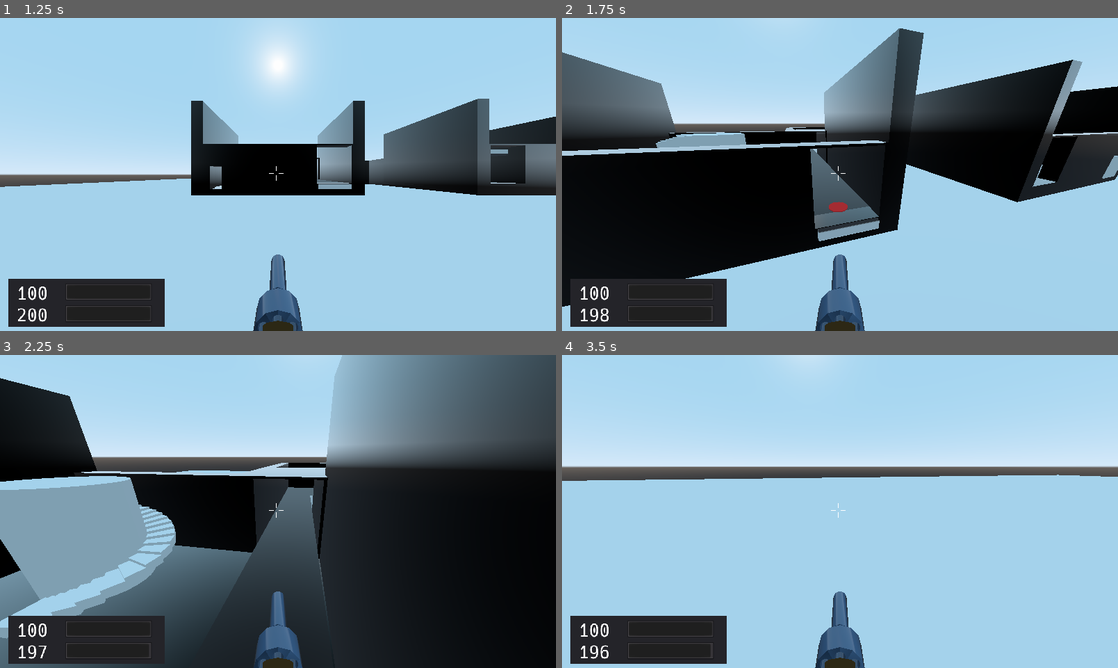
Above: before the commit, frames 1-4 (two rows, left to right).
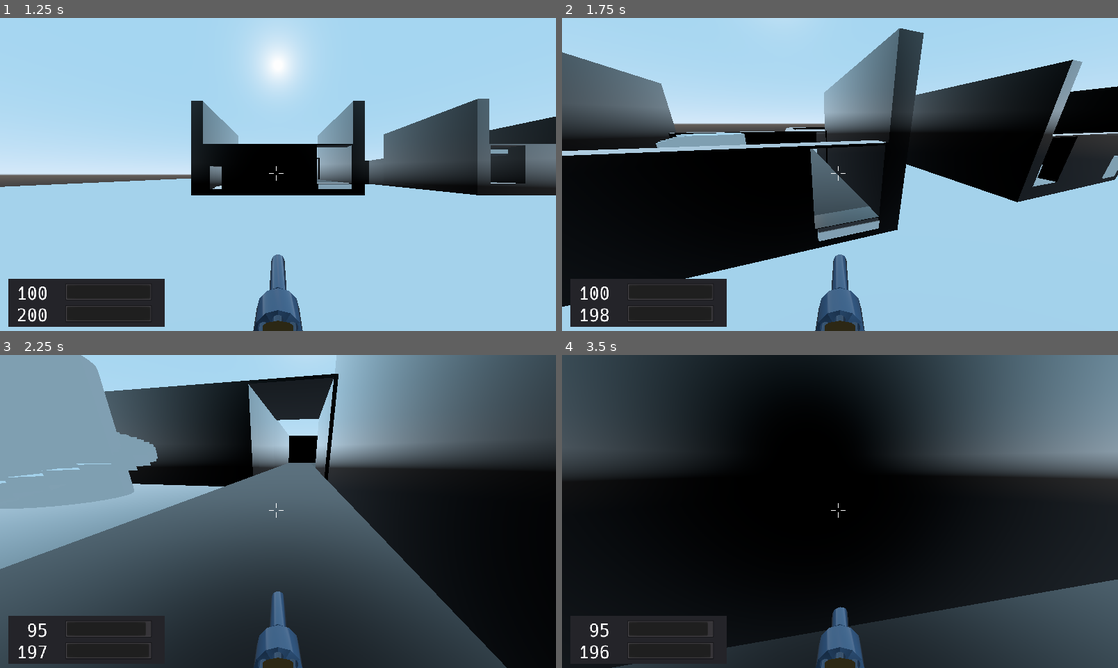
Above: after the commit, the same moments.

Repository: duckinator/keress
Game: Godot game, scene res://menus/MainMenu.tscn
Two runs of this game, one before a commit and one after it. Both use one fixed random seed, a clock stepped at 60 frames per second and the inputs below.
Inputs (mouse positions are in pixels of both pictures, inside the frame that each line leads up to):
- Up to frame 1 (1.25 s): click "New Game" at 0.5 s
- Up to frame 2 (1.75 s): tap Enter (ui_accept) at 1.25 s; move the mouse to (867, 174) at 1.27 s; press the mouse at (867, 174) at 1.28 s; hold W (movement_forward) from 1.28 s (still down); tap Space (movement_jump) at 1.52 s
- Up to frame 3 (2.25 s): keep holding W (movement_forward); move the mouse to (250, 511) at 2.02 s; release the mouse at (250, 511) at 2.03 s; click (250, 511) at 2.1 s
- Up to frame 4 (3.5 s): keep holding W (movement_forward); tap Space (movement_jump) at 2.27 s; move the mouse to (851, 505) at 2.77 s; hold Right mouse button (action_secondary) from 2.78 s (still down); click (851, 505) at 3.05 s

Frame 1 is identical in both runs. In frame 2, less than 0.1% of the frame differs, in the area x 48-52%, y 58-62%; in frame 3, 42%; in frame 4, 94%, in the area x 0-100%, y 0-100%.

Commit message:
significantly refactor enemy behavior

Diff:
--- a/src/enemies/enemy1/Enemy1.gd
+++ b/src/enemies/enemy1/Enemy1.gd
@@ -6,7 +6,7 @@
 const MAX_HEALTH = 140
 const MASS = 80
 
-const BACKOFF = 16
+const BACKOFF = 3
 
 # How many times more damage is dealt the mob slams into a floor.
 const FALL_DAMAGE_MULTIPLIER = MAX_HEALTH / 100.0
@@ -77,7 +77,7 @@
 	apply_central_impulse(Vector3.UP * (1000 * assist))
 
 func _process(delta):
-	if see_player() or near_player() and not (state == ATTACK or state == EVADE or state == SEARCH):
+	if see_player() or near_player() and not (state == ATTACK or state == EVADE):
 		target = player.translation
 		set_state(SEARCH)
 
@@ -128,11 +128,12 @@
 	#var offset = Vector3(rand_range(-backoff, backoff), 0, rand_range(-backoff, backoff))
 
 	if translation.distance_to(target) < 1:
+		Console.log("chase() <1m from target")
 		#set_state(ATTACK)
 		return
 
 	var velocity = translation.direction_to(target) * 100
-	Console.log("chase(" + str(delta) + ", " + str(backoff) + "); velocity = " + str(velocity))
+	#Console.log("chase(" + str(delta) + ", " + str(backoff) + "); velocity = " + str(velocity))
 	apply_central_impulse(velocity)
 	last_velocity = velocity
 
@@ -155,6 +156,7 @@
 	if distance_to_player() < 4:
 		Console.log("PEW PEW")
 		player.adjust_health(-5)
+		set_state(EVADE)
 
 const ATTACK_TIMEOUT = 0.5
 func _start_attack_path_timeout():
--- a/src/items/revolver/Revolver.gd
+++ b/src/items/revolver/Revolver.gd
@@ -23,6 +23,7 @@
 
 var ammo = MAX_AMMO
 
+onready var player = get_tree().current_scene.get_node('Player')
 onready var raycast = get_tree().current_scene.get_node('Player/RotationHelper/TargetRayCast')
 var primary_timeout = null
 
@@ -46,7 +47,7 @@
 		return
 
 	primary_timeout_start()
-	Noise.emit(get_parent().translation, SOUND_PRIMARY, LOUDNESS_PRIMARY)
+	Noise.emit(player.translation, SOUND_PRIMARY, LOUDNESS_PRIMARY)
 	raycast.force_raycast_update()
 	ammo -= 1
 	if raycast.is_colliding():
--- a/src/levels/Level_001.gd
+++ b/src/levels/Level_001.gd
@@ -3,11 +3,11 @@
 var mobs = []
 func _ready():
 	Enemies.spawn(Vector3(15, 3, -14))
-	Enemies.spawn(Vector3(10, 3, -12))
-	Enemies.spawn(Vector3(0, 3, -10))
-	Enemies.spawn(Vector3(0, 3, -12))
-	Enemies.spawn(Vector3(-10, 3, -12))
-	Enemies.spawn(Vector3(-15, 3, -14))
+	#Enemies.spawn(Vector3(10, 3, -12))
+	#Enemies.spawn(Vector3(0, 3, -10))
+	#Enemies.spawn(Vector3(0, 3, -12))
+	#Enemies.spawn(Vector3(-10, 3, -12))
+	#Enemies.spawn(Vector3(-15, 3, -14))
 
 func can_open_door(door):
 	return (not door.is_exit) or (len(mobs) == 0)
--- a/src/systems/AreasOfInterest.gd
+++ b/src/systems/AreasOfInterest.gd
@@ -6,7 +6,7 @@
 # Mobs register as listeners when they are spawned.
 # When the level changes, +mobs+ and +areas+ both get cleared.
 
-const AOI_GRANULARITY = 10.0
+const AOI_GRANULARITY = 5.0
 const MAX_AREAS = 10
 
 var mobs = []
@@ -24,6 +24,7 @@
 
 func add_mob(node):
 	mobs.append(node)
+	Console.log("add_mob(): mobs = " + str(mobs) + "; node = " + str(node))
 
 func remove_mob(node):
 	mobs.remove(mobs.find(node))
@@ -34,7 +35,6 @@
 # Given +trans+, make it less precise in a predictable way, then add it to +areas+  if it's not in it already.
 func add_aoi(trans):
 	var rounded
-	trans = trans.round()
 	rounded = Vector3(trans.x - fmod(trans.x, AOI_GRANULARITY), trans.y - fmod(trans.y, AOI_GRANULARITY), trans.z - fmod(trans.z, AOI_GRANULARITY))
 	if rounded in areas:
 		return
@@ -43,10 +43,10 @@
 	areas.append(rounded)
 	Console.log('AOIs = ' + str(areas))
 
-const MAX_DISTANCE = 5
+const MAX_DISTANCE = 20
 var counter = 0.0
 func _process(delta):
-	if not Game.playing:
+	if not Game.playing or len(mobs) == 0 or len(areas) == 0:
 		return
 
 	counter += delta
@@ -54,20 +54,19 @@
 		return
 	else:
 		counter = 0
-	#Console.log("AreasOfInterest._process()")
 
-	var distance
-	for mob in mobs:
-		if mob == null:
-			continue
-		for area in areas:
-			Console.log("Attempting to find mob to investigate " + str(area) + "; trying " + str(mob))
-			distance = mob.translation.distance_to(area)
-			if distance < MAX_DISTANCE:
-				Console.log("Having " + str(mob) + " investigate " + str(area))
-				mob.investigate(area)
-				areas.remove(areas.find(area))
-				break
+	var area = areas[0]
+	var mob = mobs[0]
+	var distance = 0
+	for current_mob in mobs:
+		var current_distance = mob.translation.distance_to(area)
+		if current_distance <= distance:
+			mob = current_mob
+			distance = current_distance
+
+	Console.log("Having " + str(mob) + " (" + mob.name + ") investigate " + str(area))
+	mob.investigate(area)
+	areas.remove(areas.find(area))
 
 	# Prune null items.
 	# I think these show up when mobs die? Not sure.
